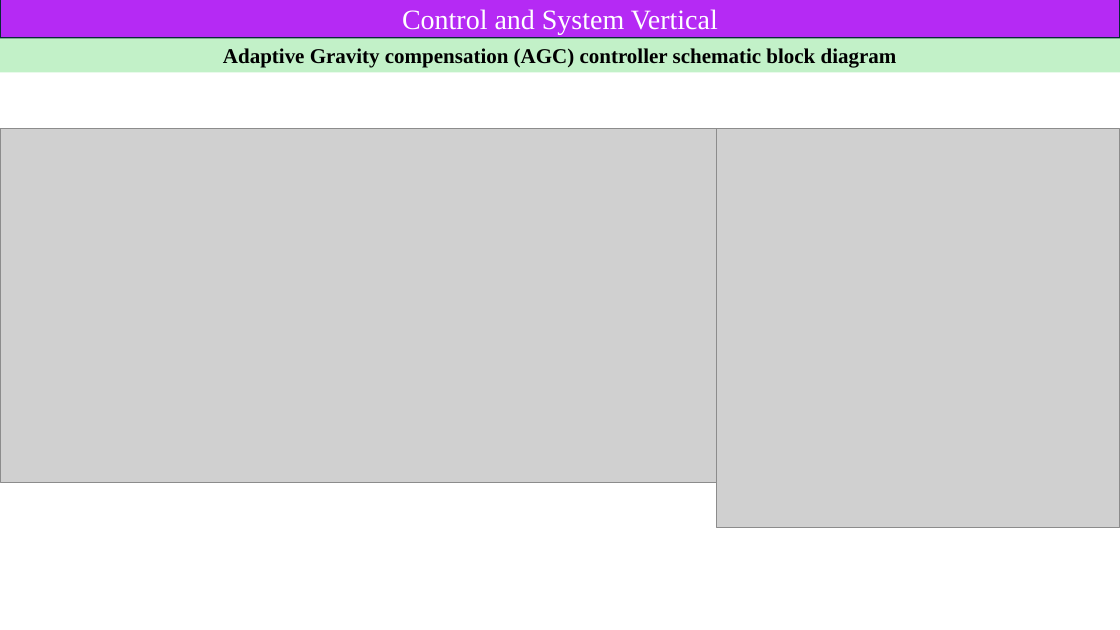
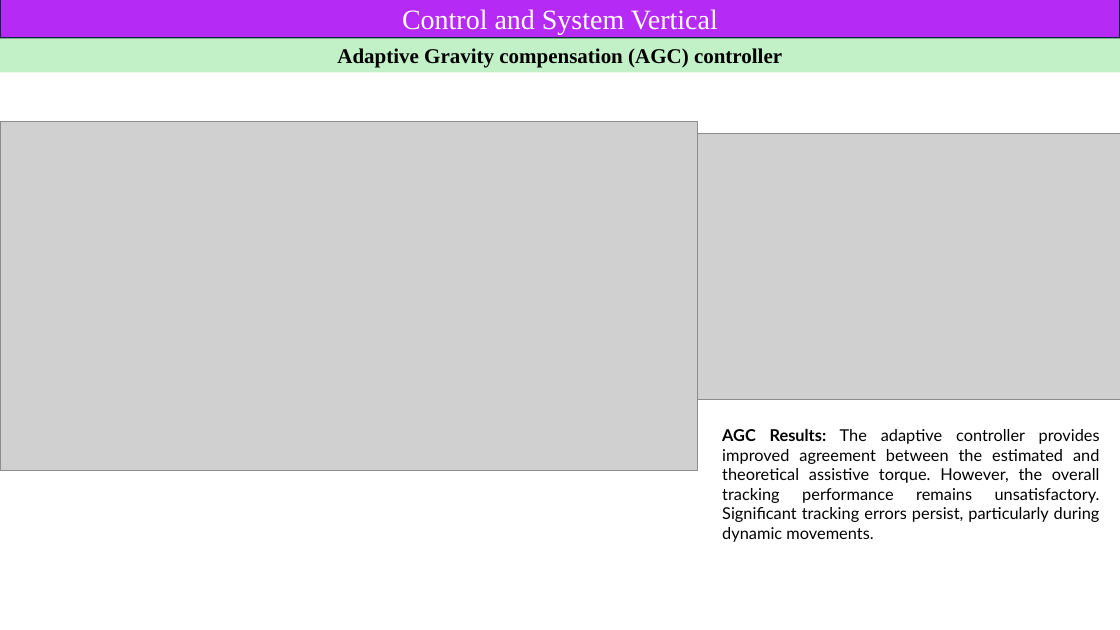
Before and after one commit to Govind2002/Upperlimb_Exosuit_sim, a slide deck: slide 19 of TEC_control.pptx. Drawn at 1120x630 pixels with LibreOffice and Linux fonts; fonts in the diff are those of the drawing; grey boxes stand for pictures. Boxes give left, top, right and bottom in pixels: in the first picture for what was removed or moved away, otherwise in the second. Text is boxed around its words. In the diff, an @@ line names an element or a change of style, - is before the commit and + after.

Commit message:
edited ppt

```diff
--- a/TEC_control.pptx
+++ b/TEC_control.pptx
@@ text in rectangle at [337, 48, 782, 68]: text changed @@
-Adaptive Gravity compensation (AGC) controller schematic block diagram
+Adaptive Gravity compensation (AGC) controller
@@ picture: place and size @@
-picture at [0, 129, 716, 482]
+picture at [0, 121, 698, 471]
@@ picture: place and size @@
-picture at [716, 129, 1120, 528]
+picture at [698, 134, 1120, 399]
@@ text added at [722, 429, 1100, 542], 14 pt, text #000000 @@
+AGC Results: The adaptive controller provides improved agreement between the estimated and theoretical assistive torque. However, the overall tracking performance remains unsatisfactory. Significant tracking errors persist, particularly during dynamic movements.
```
Also in this commit, not shown: 1 other slide changed, 1 other file.
